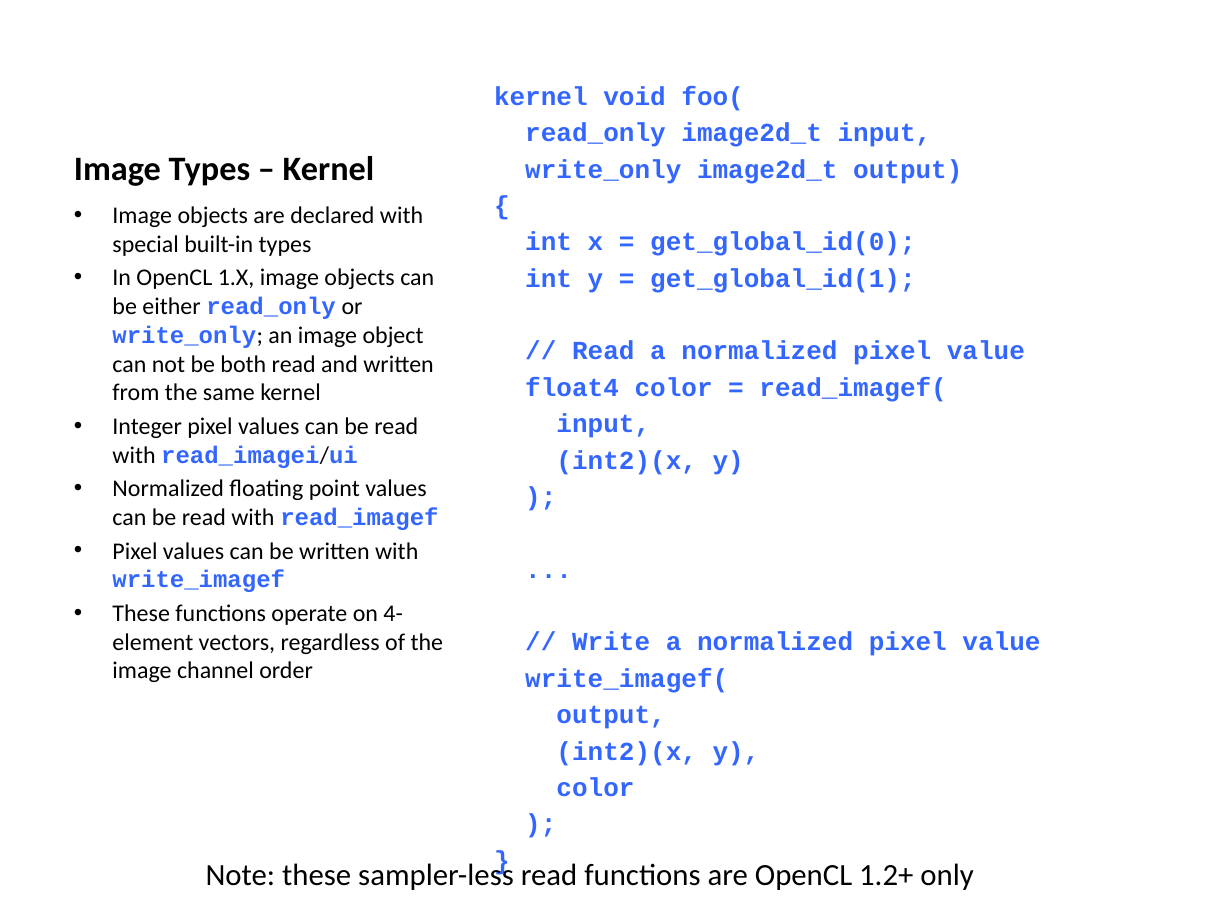
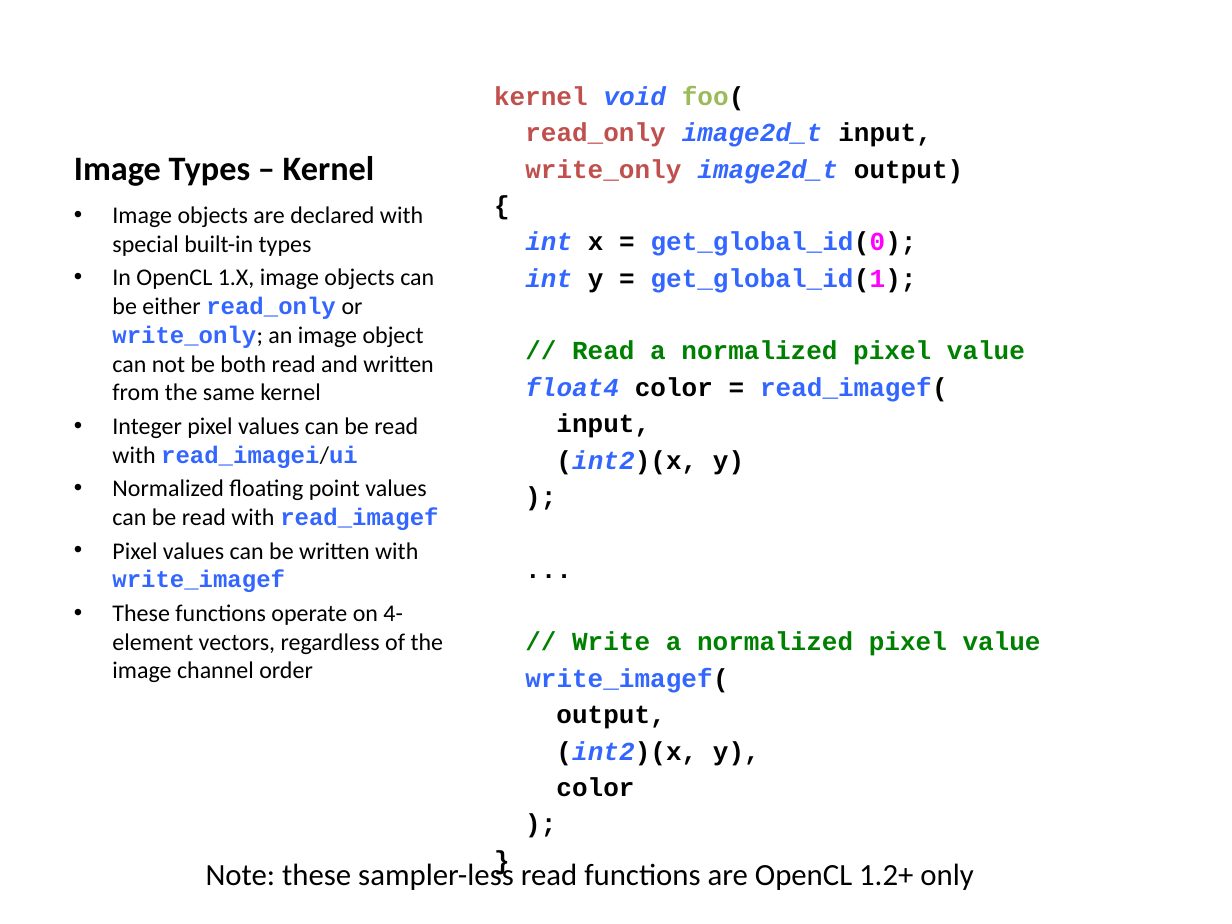
Before and after one commit to UoB-HPC/opencl-training-code, a slide deck: slide 79 of slides/advanced_part3.pptx. Drawn at 1232x924 pixels with LibreOffice and Linux fonts; fonts in the diff are those of the drawing. Boxes give left, top, right and bottom in pixels: in the first picture for what was removed or moved away, otherwise in the second. Text is boxed around its words. In the diff, an @@ line names an element or a change of style, - is before the commit and + after.

```diff
--- a/slides/advanced_part3.pptx
+++ b/slides/advanced_part3.pptx
@@ text "kernel void foo(" at box(494, 86, 1041, 797): text colour #3366FF to #C0504D in "kernel", "read_only", "write_only"; text colour #3366FF to #9BBB59 in "foo("; text colour #3366FF to #000000 in "foo(", "input,", "output)", "{" and 13 more places; italic on in "void", "image2d_t", "image2d_t", "int" and 4 more places; text colour #3366FF to #FF00FF in "get_global_id(0);", "get_global_id(1);"; text colour #3366FF to #008000 in "// Read a normalized pixel value", "// Write a normalized pixel value" @@
```
Also in this commit, not shown: 8 other slides changed, 3 other files.
